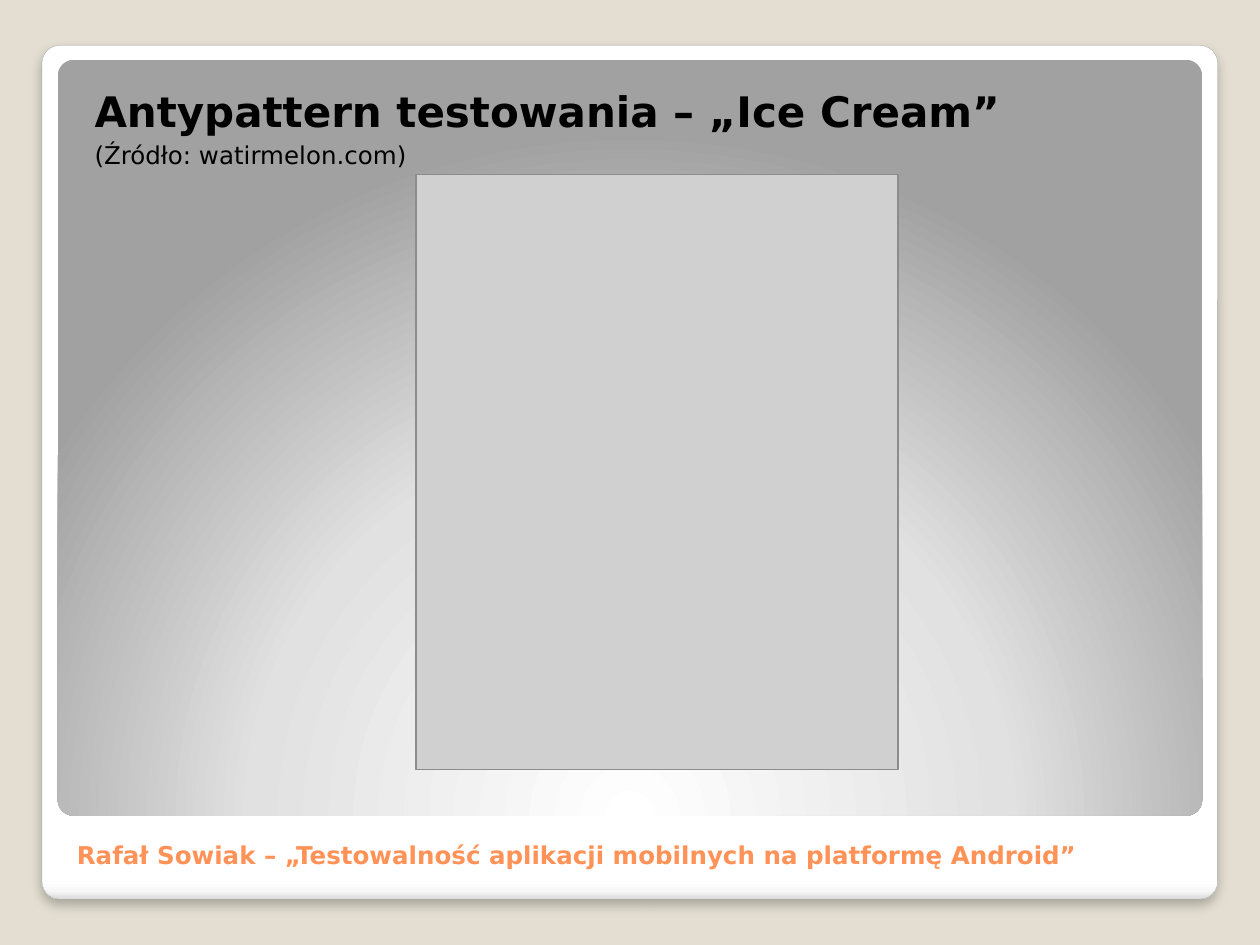
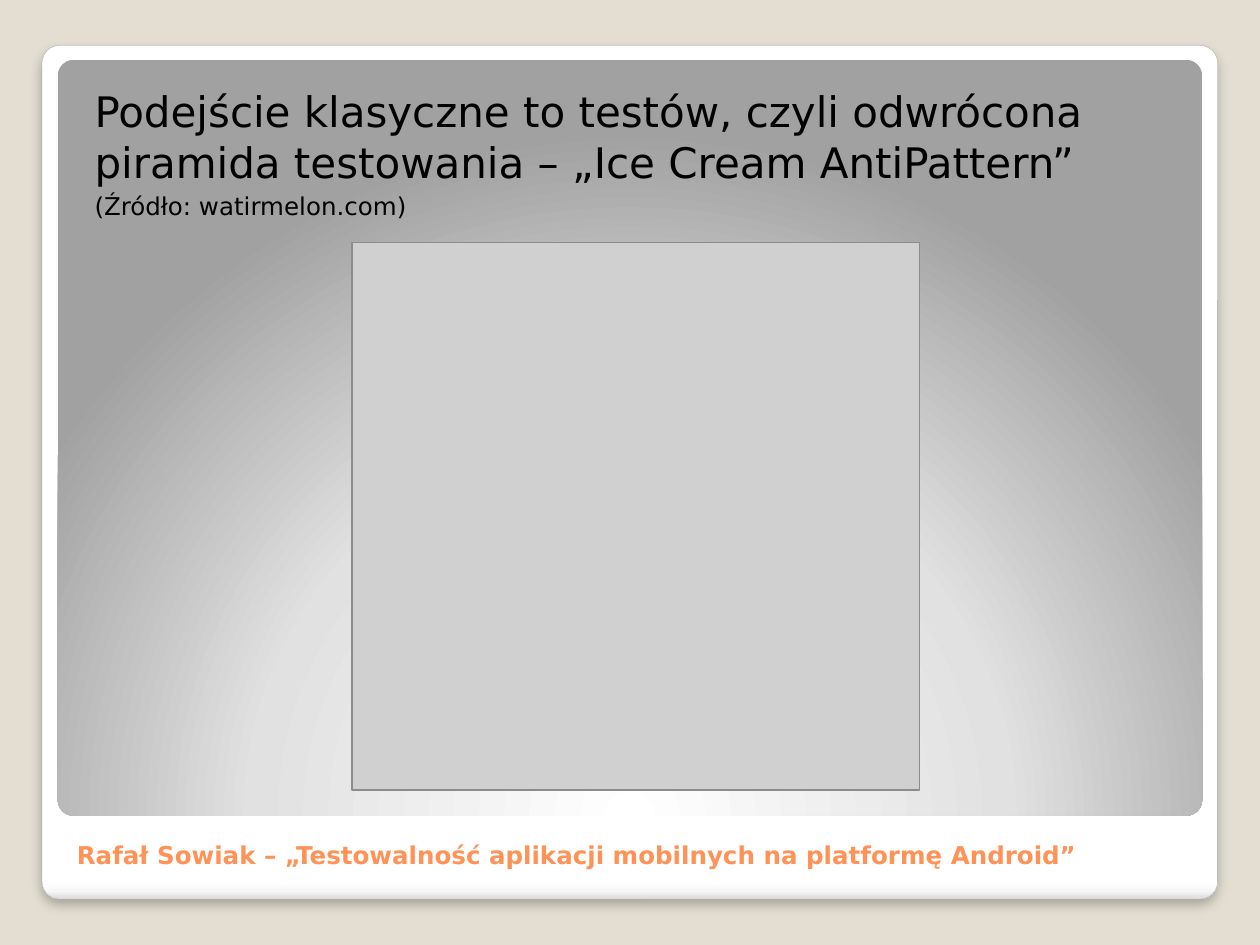
Before and after one commit to adventurewrites/mgr_info, a slide deck: slide 11 of praca_dyplomowa.pptx (slide 16 before the commit). Drawn at 1260x945 pixels with LibreOffice and Linux fonts; fonts in the diff are those of the drawing; grey boxes stand for pictures. Boxes give left, top, right and bottom in pixels: in the first picture for what was removed or moved away, otherwise in the second. Text is boxed around its words. In the diff, an @@ line names an element or a change of style, - is before the commit and + after.

```diff
--- a/praca_dyplomowa.pptx
+++ b/praca_dyplomowa.pptx
@@ text at [94,93,1082,187]: text changed; bold off @@
-Antypattern testowania – „Ice Cream”
+Podejście klasyczne to testów, czyli odwrócona piramida testowania – „Ice Cream AntiPattern”
@@ picture: place and size @@
-picture at [416,175,897,770]
+picture at [353,243,920,790]
```
Also in this commit, not shown: 10 other slides changed, 4 slides added, 6 slides removed, 5 other files.
